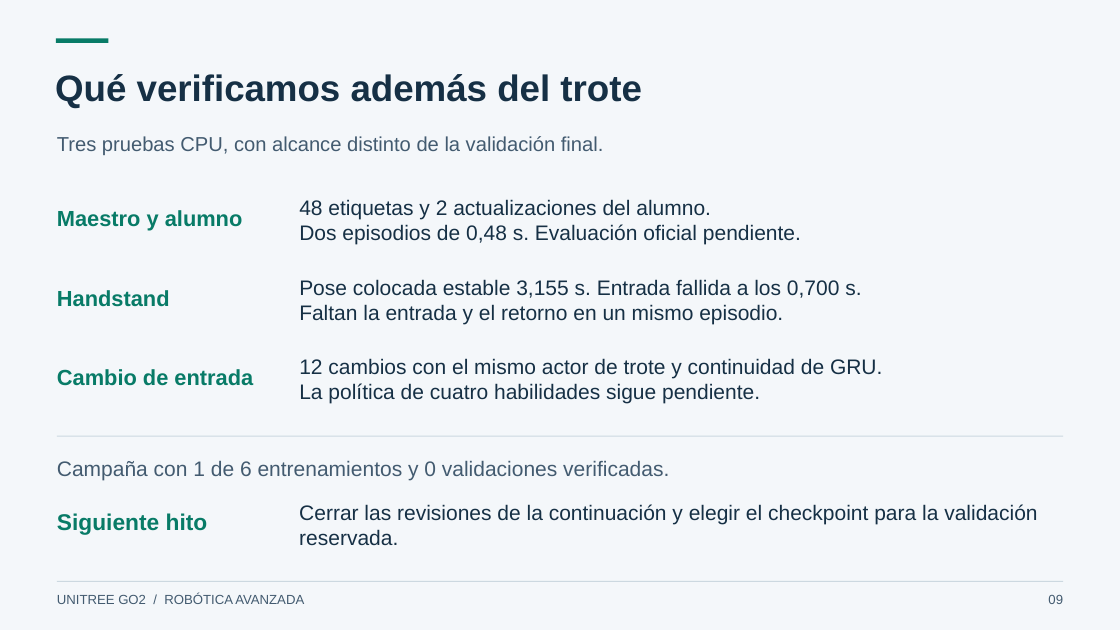
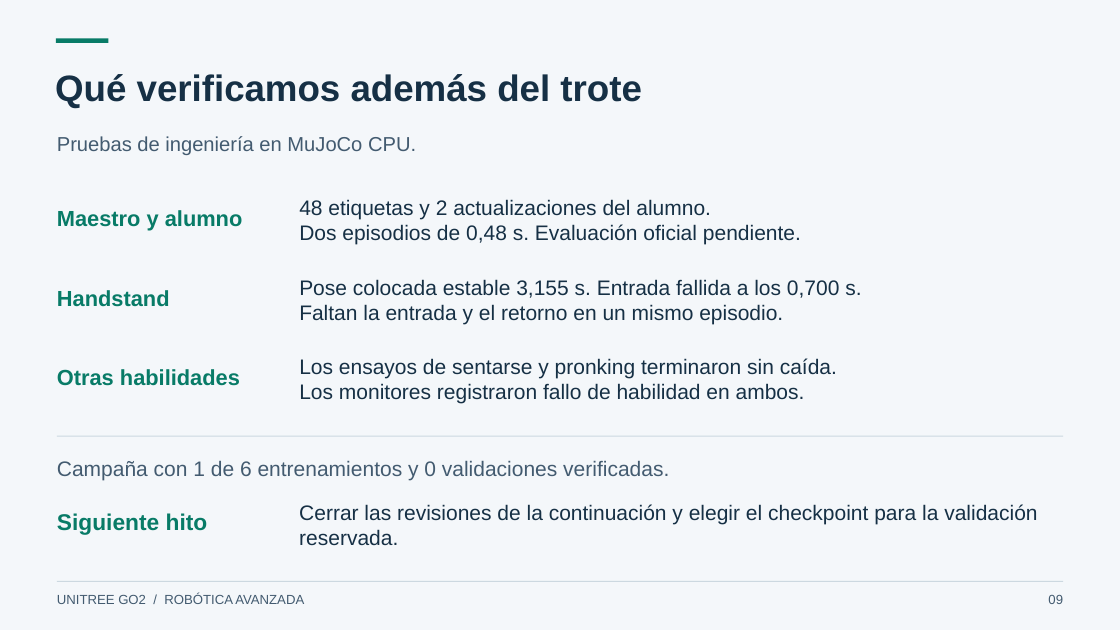
Before and after one commit to daca2022/go2-rl-deploy, a slide deck: slide 9 of docs/academico/Presentacion-Go2.pptx. Drawn at 1120x630 pixels with LibreOffice and Linux fonts; fonts in the diff are those of the drawing. Boxes give left, top, right and bottom in pixels: in the first picture for what was removed or moved away, otherwise in the second. Text is boxed around its words. In the diff, an @@ line names an element or a change of style, - is before the commit and + after.

```diff
--- a/docs/academico/Presentacion-Go2.pptx
+++ b/docs/academico/Presentacion-Go2.pptx
@@ text at [57,136,416,155]: text changed @@
-Tres pruebas CPU, con alcance distinto de la validación final.
+Pruebas de ingeniería en MuJoCo CPU.
@@ text at [299,358,837,404]: text changed @@
-12 cambios con el mismo actor de trote y continuidad de GRU.
-La política de cuatro habilidades sigue pendiente.
+Los ensayos de sentarse y pronking terminaron sin caída.
+Los monitores registraron fallo de habilidad en ambos.
@@ text at [57,369,240,386]: text changed @@
-Cambio de entrada
+Otras habilidades
```
Also in this commit, not shown: 1 other slide changed, 10 other files.
